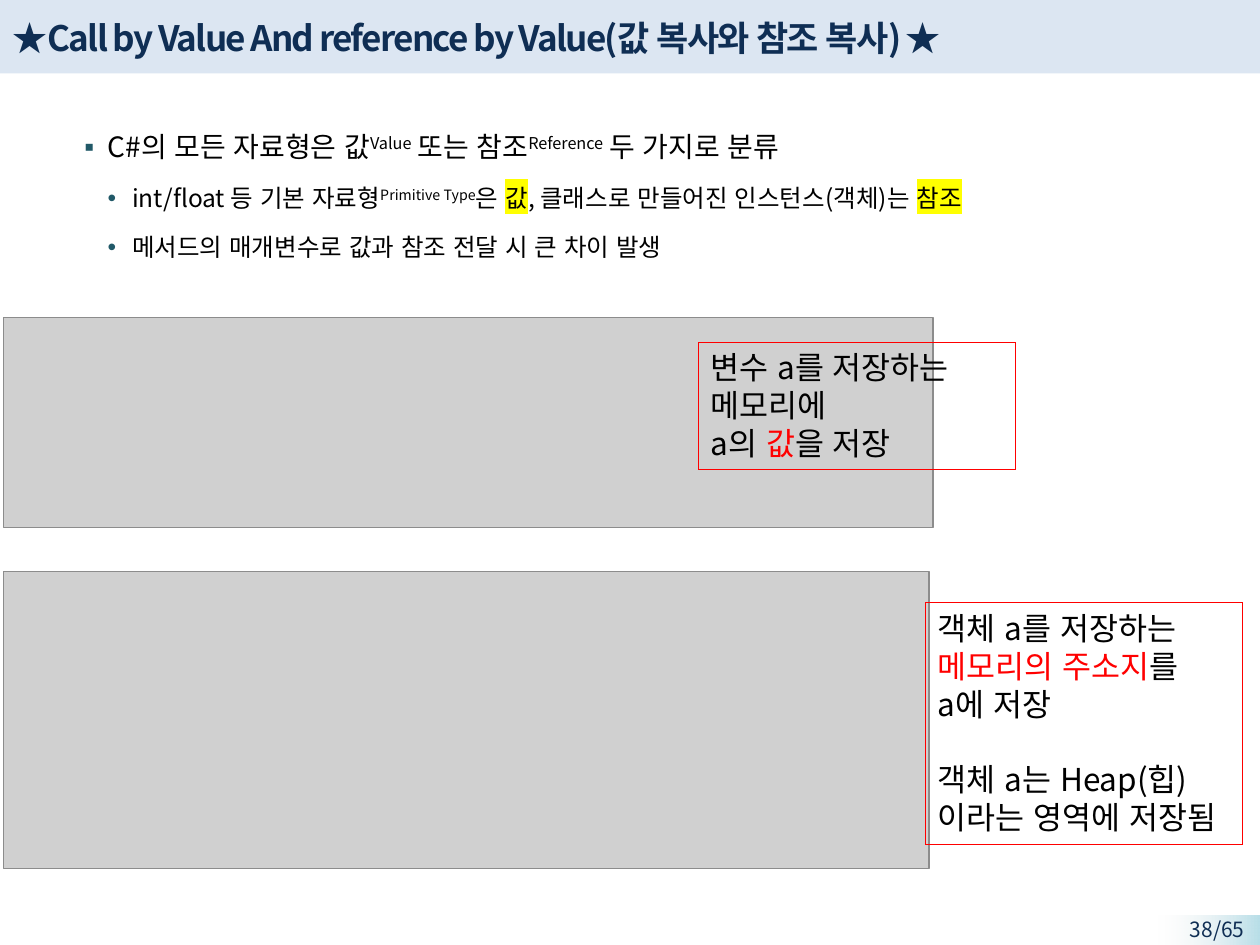
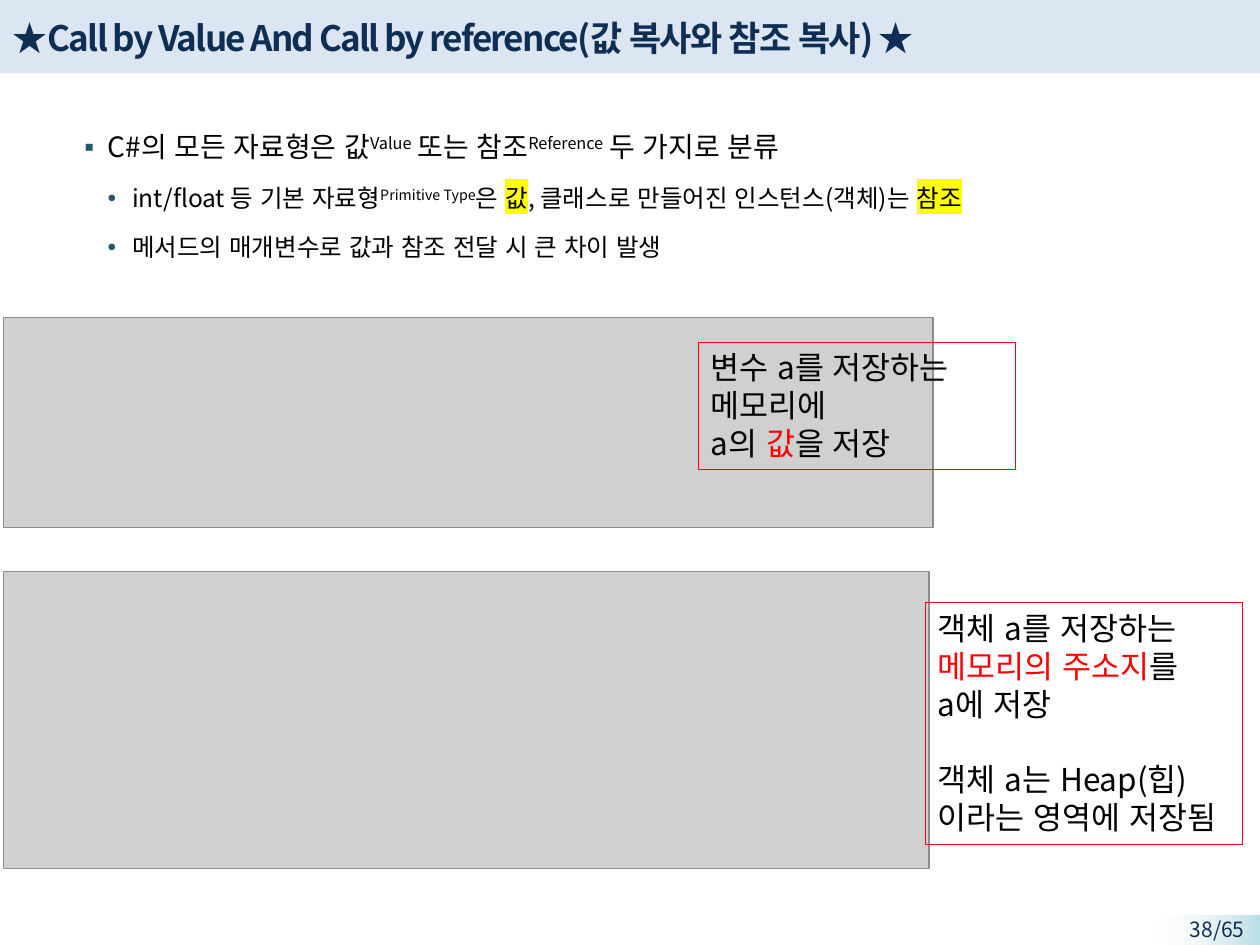
Before and after one commit to DongJoonLeeDJ/20231106_AI12, a slide deck: slide 38 of 씨샵/씨샵피피티/제가 가공한 것/6단원.pptx. Drawn at 1260x945 pixels with LibreOffice and Linux fonts; fonts in the diff are those of the drawing; grey boxes stand for pictures. Boxes give left, top, right and bottom in pixels: in the first picture for what was removed or moved away, otherwise in the second. Text is boxed around its words. In the diff, an @@ line names an element or a change of style, - is before the commit and + after.

```diff
--- a/씨샵/씨샵피피티/제가 가공한 것/6단원.pptx
+++ b/씨샵/씨샵피피티/제가 가공한 것/6단원.pptx
@@ title at (13,21,874,59): text changed @@
-★Call by Value And reference by Value(값 복사와 참조 복사) ★
+★Call by Value And Call by reference(값 복사와 참조 복사) ★
```
Also in this commit, not shown: 9 other files.
